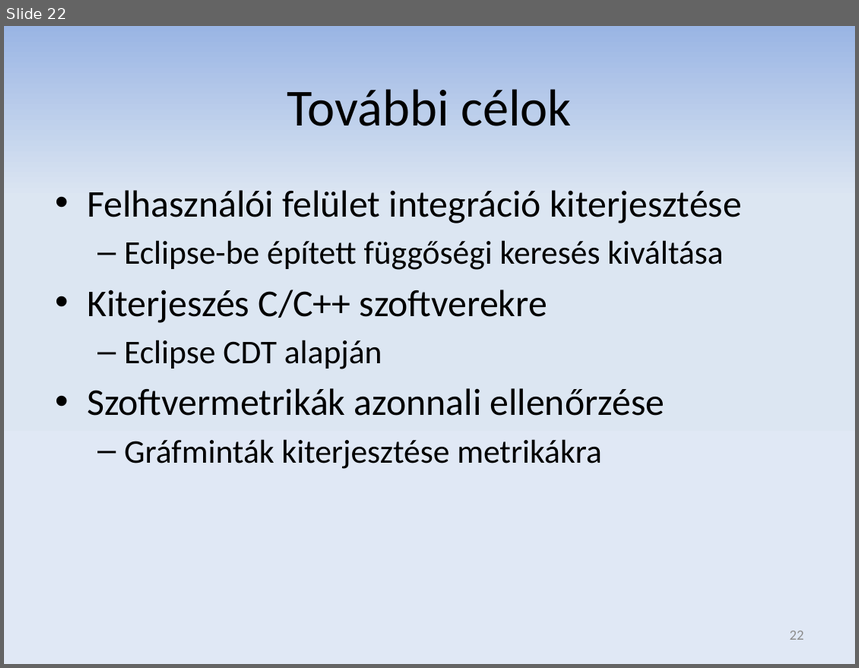
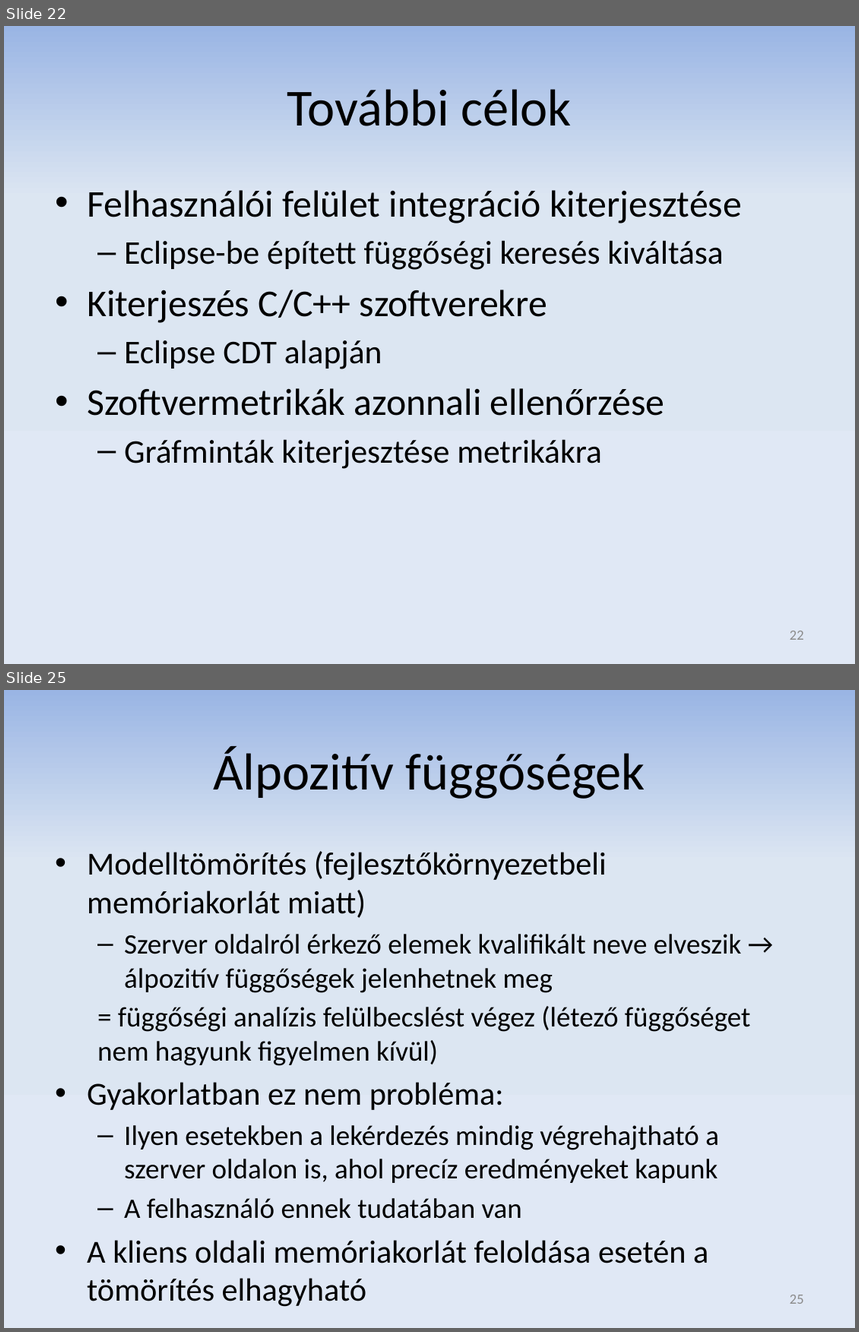
Before and after one commit to donat/incquery-deps, a slide deck: incquery-deps-documentation/presentation/tdk_pres_hu_v3.pptx. Shown one above the other, each under a label of ours: slide 22 before the commit, slides 22 and 25 after it; the slides between them are not shown. The pictures are 859x668 and 859x1332 pixels, drawn with LibreOffice and Linux fonts; fonts in the diff are those of the drawing. Boxes give left, top, right and bottom in pixels: in the first picture for what was removed or moved away, otherwise in the second. Text is boxed around its words. In the diff, an @@ line names an element or a change of style, - is before the commit and + after.

```diff
--- a/incquery-deps-documentation/presentation/tdk_pres_hu_v3.pptx
+++ b/incquery-deps-documentation/presentation/tdk_pres_hu_v3.pptx
@@ slide 25 added at (4,690,855,1328), background gradient #9AB5E4 to #DCE6F2 to #E1E8F5 @@
@@ title added at (213,746,645,799), 44 pt, text #000000 @@
+Álpozitív függőségek
@@ text added at (87,851,751,1264), 23.8 pt, text #000000 @@
+• Modelltömörítés (fejlesztőkörnyezetbeli memóriakorlát miatt)
+  – Szerver oldalról érkező elemek kvalifikált neve elveszik → álpozitív függőségek jelenhetnek meg
+  = függőségi analízis felülbecslést végez (létező függőséget nem hagyunk figyelmen kívül)
+• Gyakorlatban ez nem probléma:
+  – Ilyen esetekben a lekérdezés mindig végrehajtható a szerver oldalon is, ahol precíz eredményeket kapunk
+  – A felhasználó ennek tudatában van
+• A kliens oldali memóriakorlát feloldása esetén a tömörítés elhagyható
@@ page number added at (790,1295,804,1304), 12 pt, text #8C8C8C @@
+25
```
Also in this commit, not shown: 8 slides changed, 3 other slides added.
